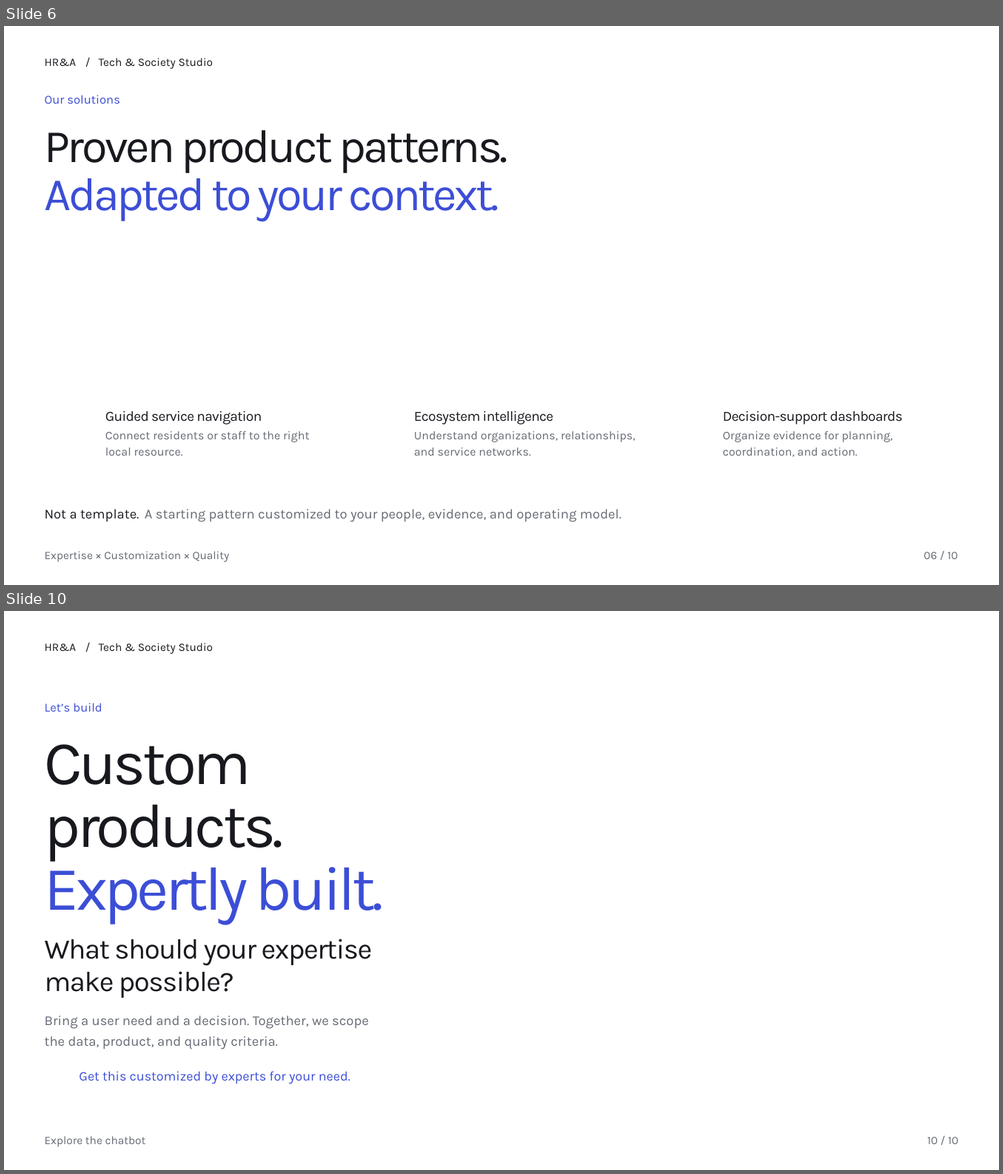
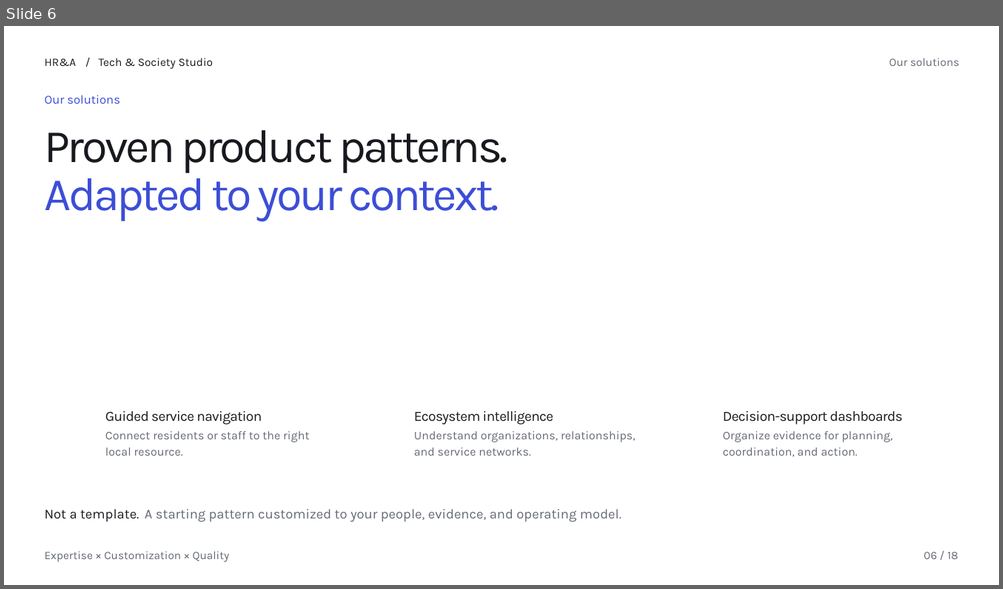
Before and after one commit to Alphaam/cc-chatbot-dev, a slide deck: public/presentation/studio-editable.pptx. Shown one above the other, each under a label of ours: slides 6 and 10 before the commit, slide 6 after it; the slides between them are not shown. The pictures are 1003x1174 and 1003x589 pixels, drawn with LibreOffice and Linux fonts; fonts in the diff are those of the drawing; background and template pictures are left out. Boxes give left, top, right and bottom in pixels: in the first picture for what was removed or moved away, otherwise in the second. Text is boxed around its words. In the diff, an @@ line names an element or a change of style, - is before the commit and + after.

```diff
--- a/public/presentation/studio-editable.pptx
+++ b/public/presentation/studio-editable.pptx
@@ slide 10 removed at [4, 611, 999, 1170], background picture (left out) @@
@@ text removed at [45, 644, 77, 651] @@
-HR&A
@@ text removed at [85, 640, 95, 655] @@
-/
@@ text removed at [99, 643, 213, 654] @@
-Tech & Society Studio
@@ text removed at [45, 703, 102, 712] @@
-Let’s build
@@ text removed at [45, 744, 251, 785] @@
-Custom
@@ text removed at [45, 804, 284, 862] @@
-products.
@@ text removed at [45, 854, 383, 925] @@
-Expertly built.
@@ text removed at [45, 939, 373, 966] @@
-What should your expertise
@@ text removed at [45, 971, 234, 998] @@
-make possible?
@@ text removed at [45, 1016, 368, 1029] @@
-Bring a user need and a decision. Together, we scope
@@ text removed at [45, 1037, 278, 1050] @@
-the data, product, and quality criteria.
@@ text removed at [79, 1071, 350, 1085] @@
-Get this customized by experts for your need.
@@ text removed at [45, 1136, 146, 1147] @@
-Explore the chatbot
@@ text removed at [927, 1137, 958, 1145] @@
-10 / 10
@@ slide 6 changed as well @@
@@ text added at [889, 58, 959, 66], 13.2 pt, text #646973 @@
+Our solutions
@@ text at [923, 552, 958, 560]: text changed @@
-06 / 10
+06 / 18
```
Also in this commit, not shown: 6 other slides changed, 11 slides added, 2 other slides removed, 6 other files.
